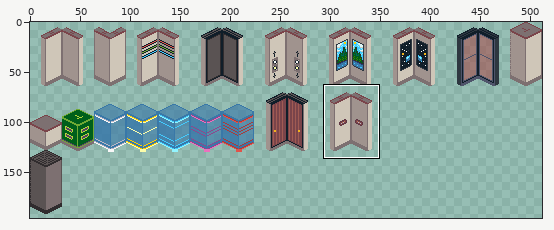
Sprite sheet: res/walls.png. Above, an overview of the earlier version with the close-up marked.
Close-up. As it was:
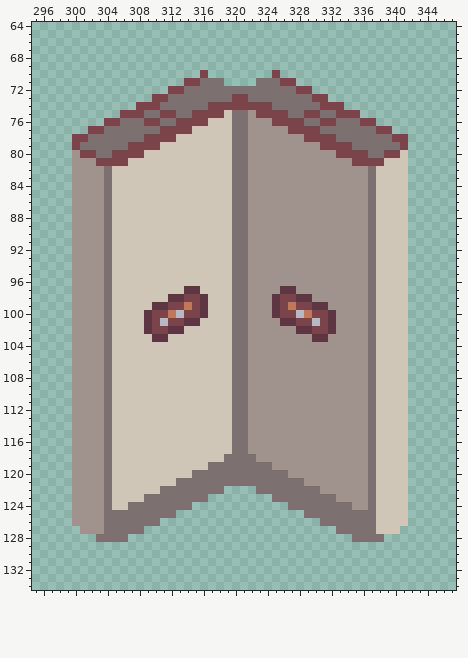
The file is 512x512 pixels. Shown: x 295..347, y 64..134. The wide view leaves out empty margins. The commit also changed other parts of the picture, which this record leaves out.
After:
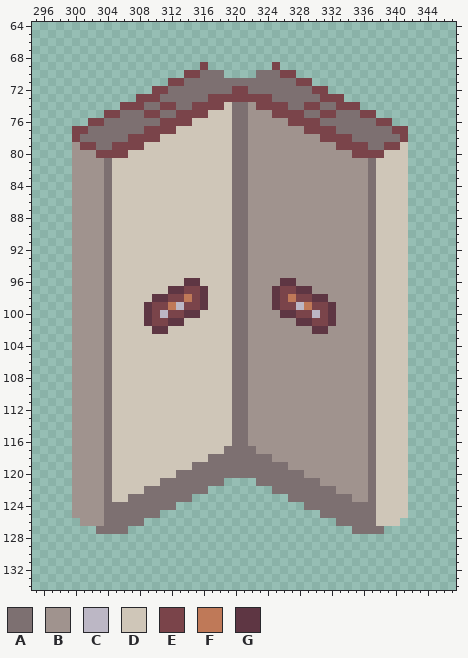
Palette (. is transparent): A #7d7071  B #a0938e  C #bcb7c5  D #cfc6b8  E #7a444a  F #bf7958  G #5e3643
Edits made:
Changed rows in their new state; - is an unchanged pixel.
first column x 300:
 69 ----------------E--------E----------------
 70 --------------EEAAA----AAAEE--------------
 71 ------------EEAA---AAAA---AAEE------------
 72 ----------EEAA------EE------AAEE----------
 73 --------EE-A-----EEE--EEE-----A-EE--------
 74 ------EE-AAEE--EE--DAAB--EE--EEAA-EE------
 75 ----EEAAAEEAAEE--DD----BB--EEAAEEAAAEE----
 76 --EEAA---AAEE--DD--------BB--EEAA---AAEE--
 77 EEAA-----EE--DD------------BB--EE-----AAEE
 78 -A-----EE--DD----------------BB--EE-----A-
 79 BEE--EE--DD--------------------BB--EE--EED
 80 -BBEE--DD------------------------BB--EEDD-
 81 ---BADD----------------------------BBAD---
first column x 309:
 96 -----GG----------GG-----
 97 ---GGEEG--------GEEGG---
 98 -GGEEF------------FEEGG-
 99 GEEFCE------------ECFEEG
100 --CEEGGD--------BGGEEC--
101 --EGGDD----------BBGGE--
102 DGGDD--------------BBGGB
103 -DD------------------BB-
first column x 300:
117 -------------------A--A-------------------
118 -----------------AA----AA-----------------
119 ---------------AA--------AA---------------
120 -------------AA------------AA-------------
121 -----------AA------....------AA-----------
122 ---------AA------..----..------AA---------
123 -------AA------..--------..------AA-------
124 -----AA------..------------..------AA-----
125 -----------..----------------..-----------
126 .--------..--------------------..--------.
127 -..A---..------------------------..---A..-
128 ---....----------------------------....---
Where, in picture pixels (left, top, right, bottom), the same in both close-ups:
changed: (72, 62, 408, 166)
changed: (144, 278, 208, 342)
changed: (272, 278, 336, 342)
changed: (72, 446, 408, 542)
